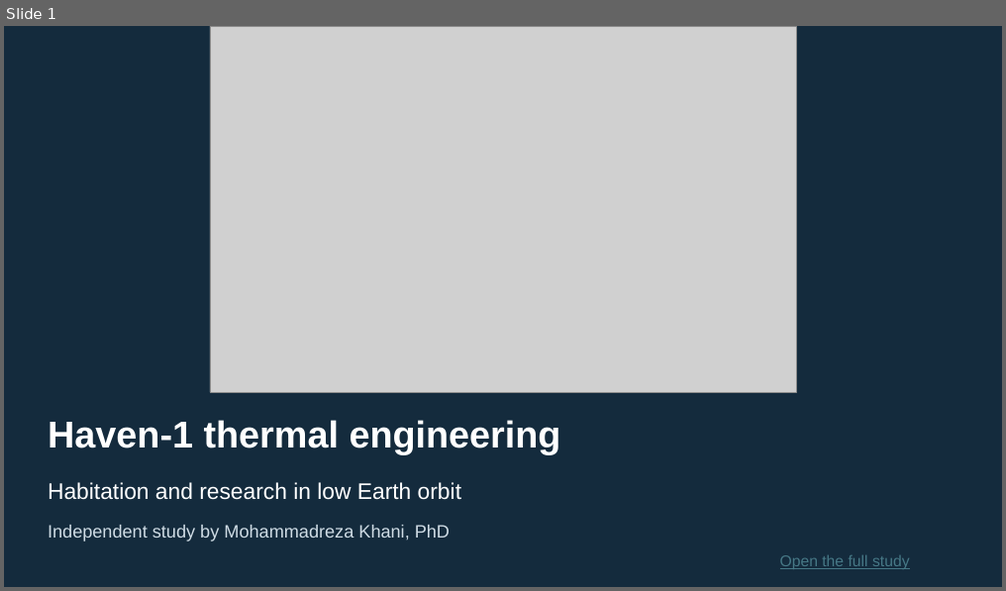
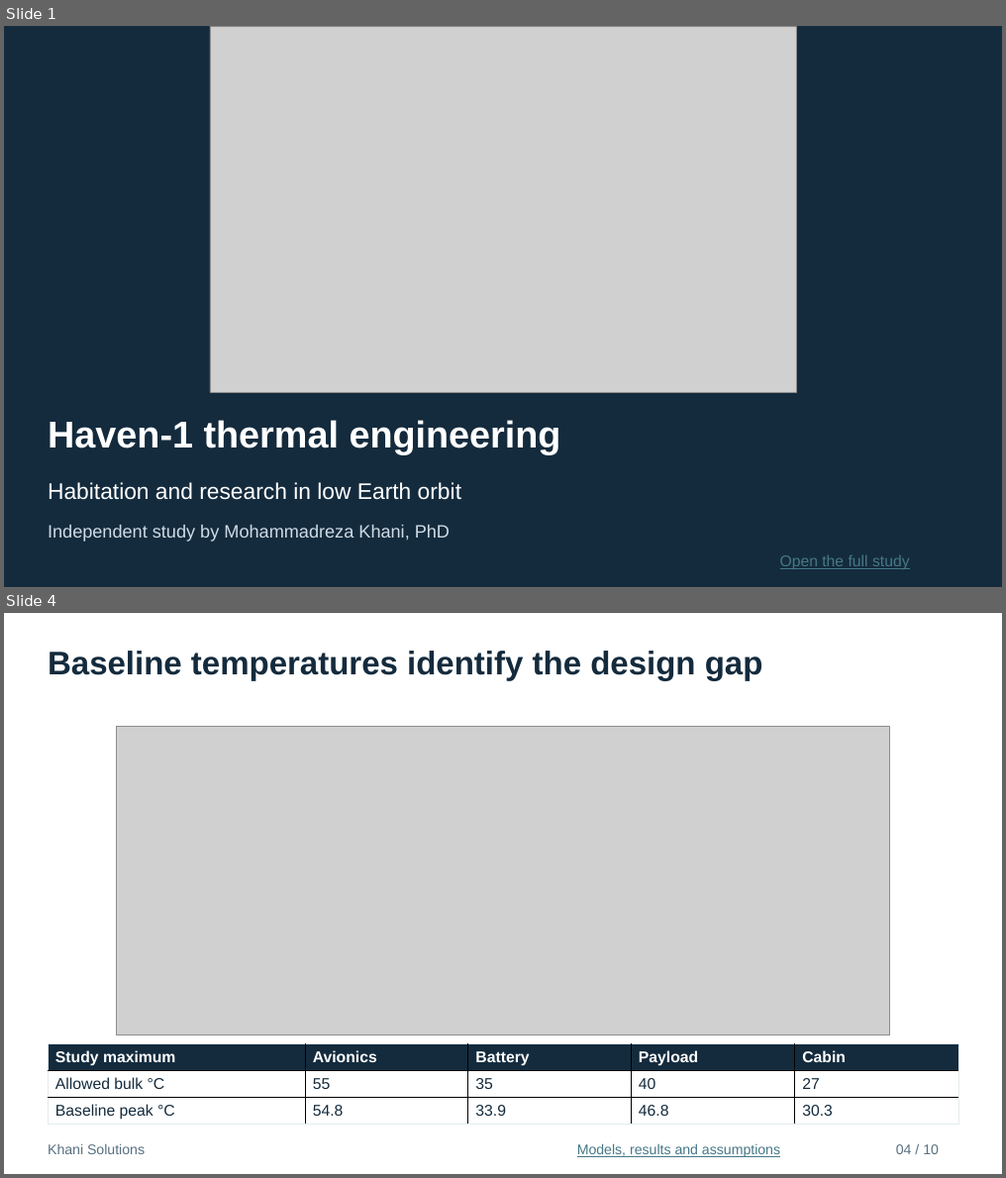
Before and after one commit to mrkhani88/khani-solutions-site, a slide deck: assets/studies/vast-haven-1/interview/Haven1_Thermal_Engineering_Interview.pptx. Shown one above the other, each under a label of ours: slide 1 before the commit, slides 1 and 4 after it; the slides between them are not shown. The pictures are 1006x591 and 1006x1178 pixels, drawn with LibreOffice and Linux fonts; fonts in the diff are those of the drawing; grey boxes stand for pictures. Boxes give left, top, right and bottom in pixels: in the first picture for what was removed or moved away, otherwise in the second. Text is boxed around its words. In the diff, an @@ line names an element or a change of style, - is before the commit and + after.

Commit message:
Connect Haven thermal CFD and FEM study and update ten-slide interview deck

```diff
--- a/assets/studies/vast-haven-1/interview/Haven1_Thermal_Engineering_Interview.pptx
+++ b/assets/studies/vast-haven-1/interview/Haven1_Thermal_Engineering_Interview.pptx
@@ slide 4 added at (4,613,1002,1174), background #FFFFFF @@
@@ text added at (48,651,763,681), 31.5 pt, text #142B3D, bold @@
+Baseline temperatures identify the design gap
@@ picture added at (116,726,890,1036) @@
@@ table added at (48,1045,959,1124), 3 rows, 5 columns @@
+Study maximum | Avionics | Battery | Payload | Cabin
+Allowed bulk °C | 55 | 35 | 40 | 27
+Baseline peak °C | 54.8 | 33.9 | 46.8 | 30.3
@@ text added at (48,1144,145,1155), 13.5 pt, text #587081 @@
+Khani Solutions
@@ text added at (577,1144,780,1157), 13.5 pt, text #467886, underline @@
+Models, results and assumptions
@@ text added at (896,1145,939,1155), 13.5 pt, text #587081 @@
+04 / 10
```
Also in this commit, not shown: 2 slides changed, 6 other slides added, 4 slides removed, 23 other files.
